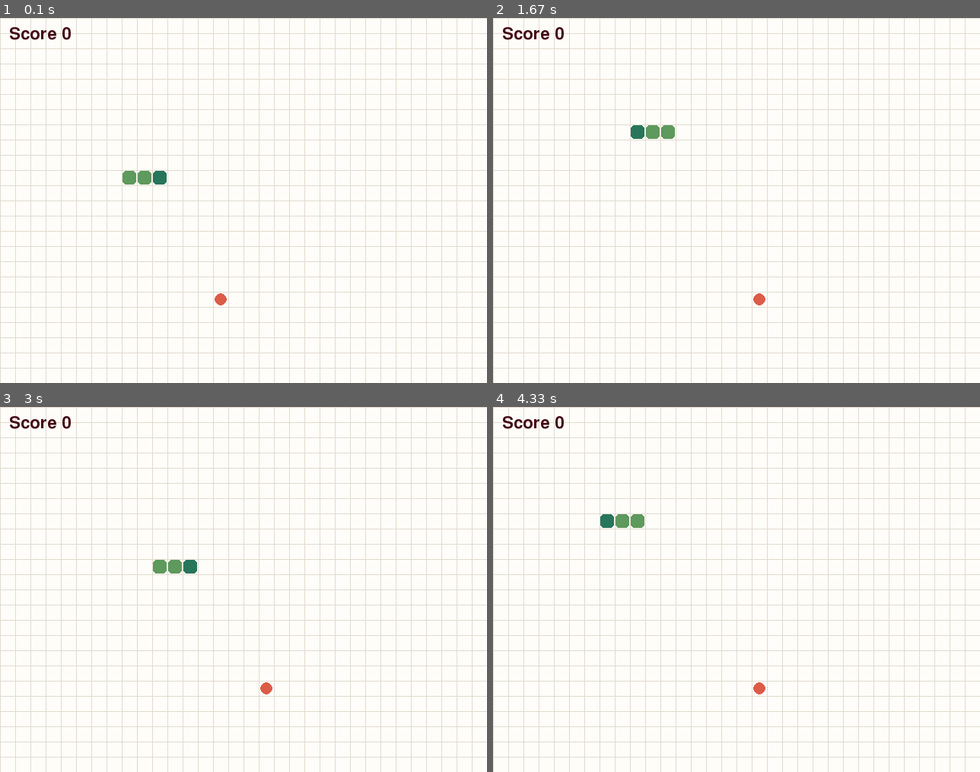
Above: before the commit, frames 1-4 (two rows, left to right).
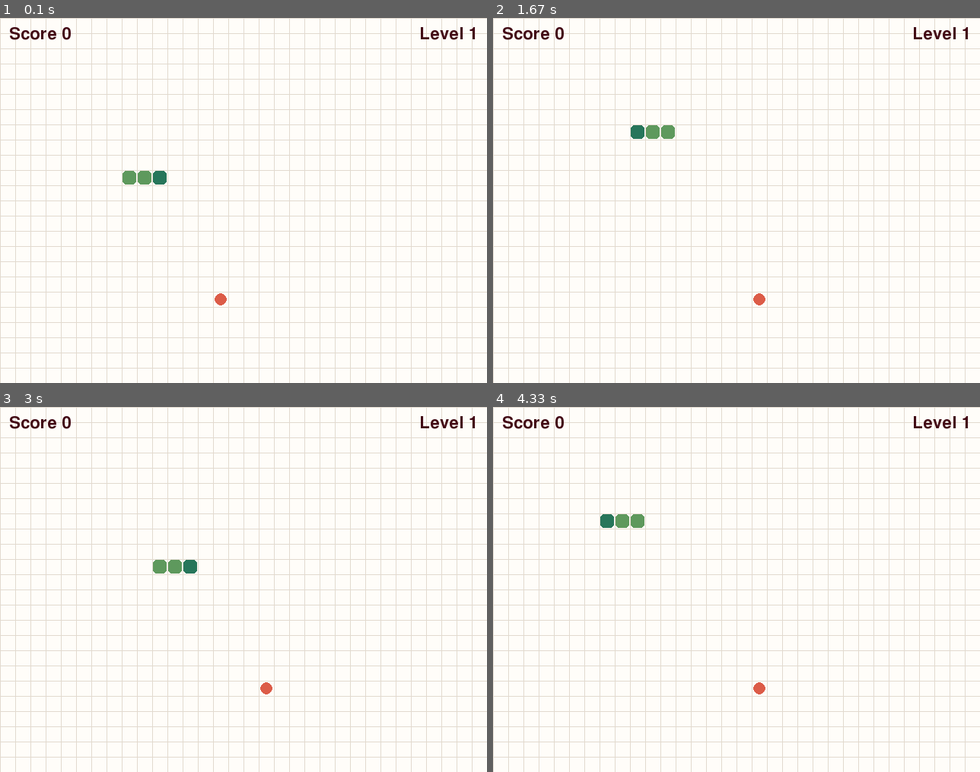
Above: after the commit, the same moments.

Repository: alien1105/pygame_snake
Game: pygame game, started from lab03-snake-trio/src/snake_trio/__main__.py
Same seed, same stepped clock (60 frames per second), same inputs: the game is played once before the commit and once after it.
Inputs:
- Up to frame 1 (0.1 s): no input
- Up to frame 2 (1.67 s): hold R 0.33-0.8 s; hold Right 0.33-0.8 s; tap W at 0.83 s; tap Left at 1.17 s
- Up to frame 3 (3 s): tap S at 2 s; tap Right at 2.33 s
- Up to frame 4 (4.33 s): tap W at 3.17 s; tap Left at 3.5 s

The runs differ from the first frame. In frame 1, 0.2% of the frame differs, in the area x 86-98%, y 2-7%; in frame 2, 0.2%; in frame 3, 0.2%; in frame 4, 0.2%.

Commit message:
add level func(every 5 score speed up)

Diff:
--- a/lab03-snake-trio/src/snake_trio/game.py
+++ b/lab03-snake-trio/src/snake_trio/game.py
@@ -89,13 +89,17 @@
     }
 
     while running:
+        # 根據分數計算關卡與當前延遲 ---
+        level = (state.score // 5) + 1
+        # 預設延遲是 130，每升一關減少 15 毫秒（速度變快）。最低延遲限制在 40 毫秒以免快到無法玩。
+        current_step_ms = max(40, STEP_MS - (level - 1) * 15)
         for event in pygame.event.get():
             if event.type == pygame.QUIT:
                 running = False
             elif event.type == pygame.KEYDOWN:
                 if event.key == pygame.K_r:
                     state = new_game()
-                    next_step = pygame.time.get_ticks() + STEP_MS
+                    next_step = pygame.time.get_ticks() + current_step_ms
                 elif event.key in key_directions and not state.game_over:
                     candidate = key_directions[event.key]
                     if candidate != (-state.direction[0], -state.direction[1]):
@@ -104,7 +108,7 @@
         now = pygame.time.get_ticks()
         if not state.game_over and now >= next_step:
             step(state)
-            next_step += STEP_MS
+            next_step += current_step_ms
 
         screen.fill((255, 253, 249))
         for x in range(0, WIDTH, CELL):
@@ -120,6 +124,9 @@
         if state.game_over:
             message += "  |  Game over - press R to restart"
         screen.blit(font.render(message, True, (66, 10, 21)), (12, 10))
+        # 繪製關卡文字到右上角
+        level_surface = font.render(f"Level {level}", True, (66, 10, 21))
+        screen.blit(level_surface, level_surface.get_rect(topright=(WIDTH - 12, 10)))
         pygame.display.flip()
         clock.tick(60)
 
